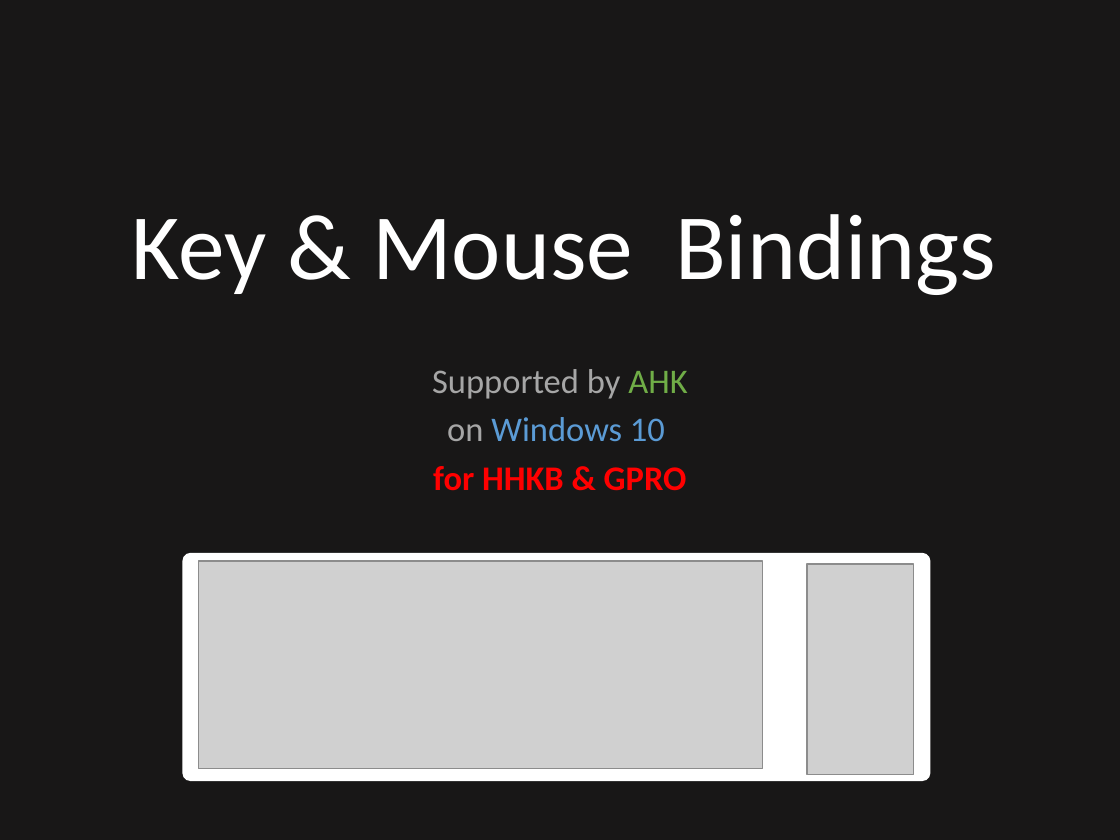
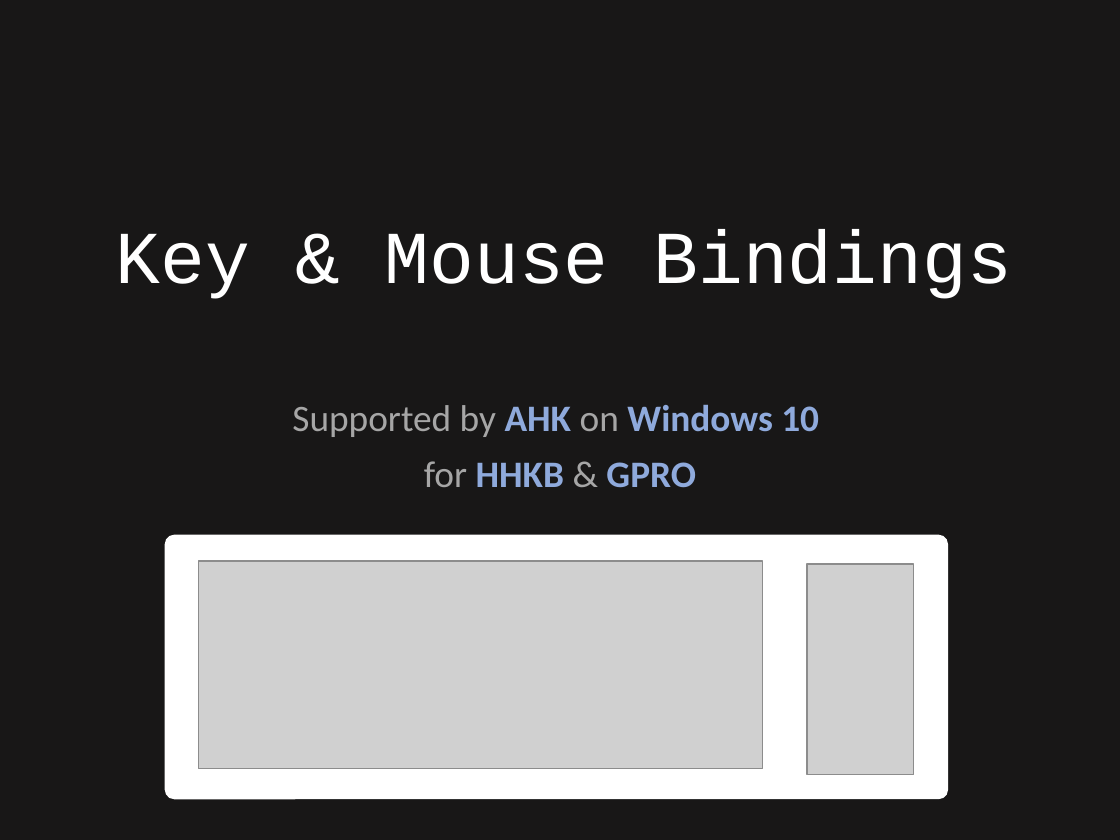
Before and after one commit to ittooo66/myAHK, a slide deck: slide 1 of MANUAL.pptx. Drawn at 1120x840 pixels with LibreOffice and Linux fonts; fonts in the diff are those of the drawing; grey boxes stand for pictures. Boxes give left, top, right and bottom in pixels: in the first picture for what was removed or moved away, otherwise in the second. Text is boxed around its words. In the diff, an @@ line names an element or a change of style, - is before the commit and + after.

```diff
--- a/MANUAL.pptx
+++ b/MANUAL.pptx
@@ title "Key & Mouse Bindings" at box(116, 229, 1011, 299): size 60 to 48 pt, font Calibri to Courier New @@
@@ subtitle "Supported by AHK on Windows ...": place and size @@
-subtitle "Supported by AHK on Windows ..." at box(432, 369, 687, 491)
+subtitle "Supported by AHK on Windows ..." at box(292, 404, 819, 488)
@@ subtitle at box(292, 404, 819, 437): text changed; size 22.2 to 24 pt @@
-Supported by AHK
-on Windows 10
+Supported by AHK on Windows 10
@@ subtitle at box(424, 461, 696, 488): size 22.2 to 24 pt in "for HHKB & GPRO"; text colour #FF0000 to #A6A6A6, bold off in "for &"; text colour #FF0000 to #8FAADC in "HHKB GPRO"; line spacing 0.8 to 0.9 @@
@@ rounded rectangle: place and size @@
-rounded rectangle at box(183, 553, 931, 782)
+rounded rectangle at box(165, 534, 948, 799)
```
Also in this commit, not shown: 9 other slides changed, 1 slide removed, 1 other file.
